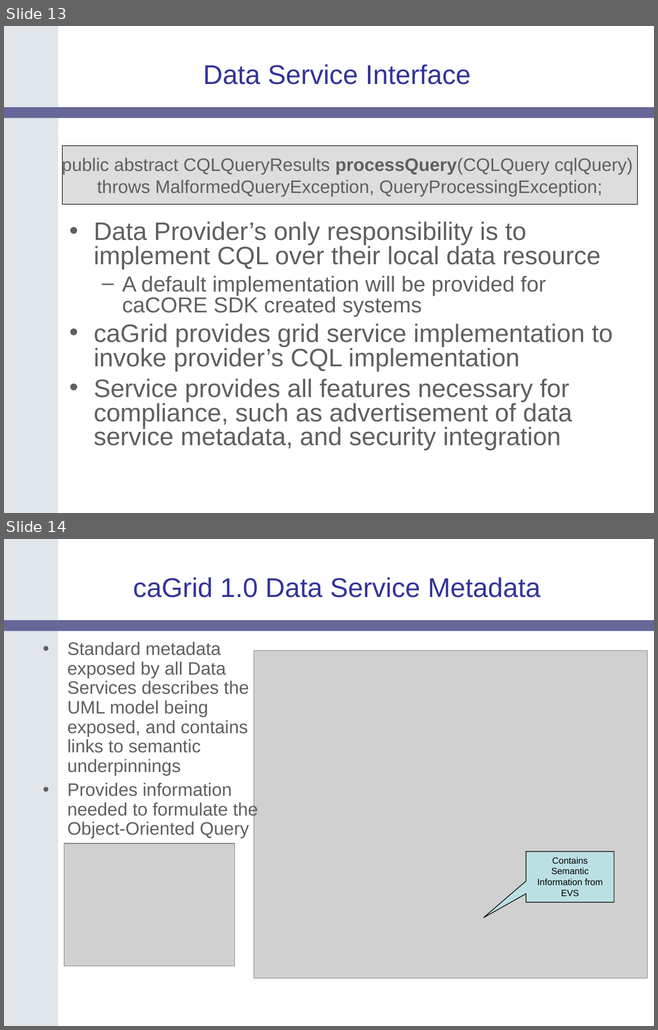
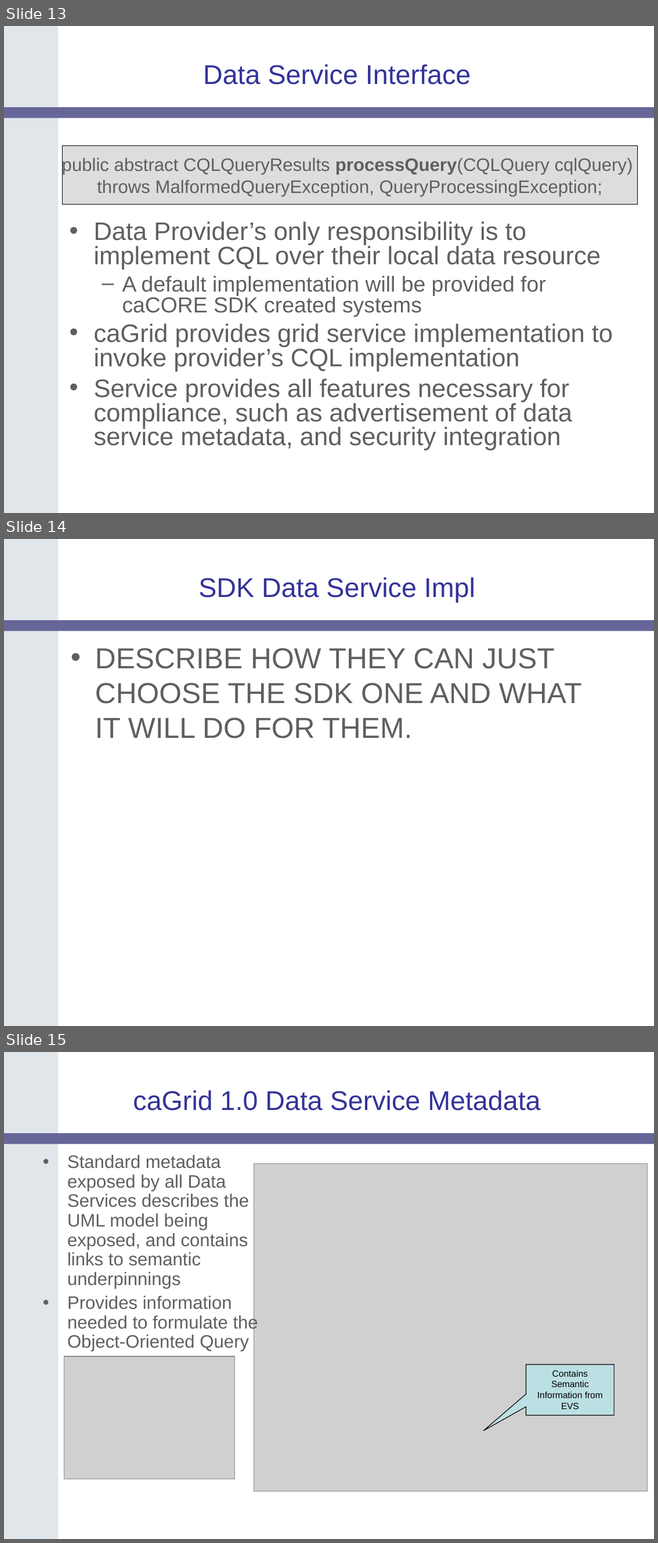
Before and after one commit to NCIP/cagrid-portal, a slide deck: cagrid-1-0/Documentation/presentations/200607_VCDE_ARCH/caGrid-1.0_Beta_Data-Services.ppt. Shown one above the other, each under a label of ours: slides 13 and 14 before the commit, slides 13, 14 and 15 after it. The pictures are 658x1030 and 658x1543 pixels, drawn with LibreOffice and Linux fonts; fonts in the diff are those of the drawing; grey boxes stand for pictures; background and template pictures are left out. Boxes give left, top, right and bottom in pixels: in the first picture for what was removed or moved away, otherwise in the second. Text is boxed around its words. In the diff, an @@ line names an element or a change of style, - is before the commit and + after.

```diff
--- a/cagrid-1-0/Documentation/presentations/200607_VCDE_ARCH/caGrid-1.0_Beta_Data-Services.ppt
+++ b/cagrid-1-0/Documentation/presentations/200607_VCDE_ARCH/caGrid-1.0_Beta_Data-Services.ppt
@@ slide 14 added at [4, 539, 654, 1026], background #FFFFFF; not listed: 2 template elements that a slide beside it also shows @@
@@ title added at [198, 577, 475, 603], 30 pt, text #333399 @@
+SDK Data Service Impl
@@ text added at [95, 648, 582, 739], 32 pt, text #5F5F5F @@
+• DESCRIBE HOW THEY CAN JUST CHOOSE THE SDK ONE AND WHAT IT WILL DO FOR THEM.
@@ what was slide 14 is now slide 15 @@
```
